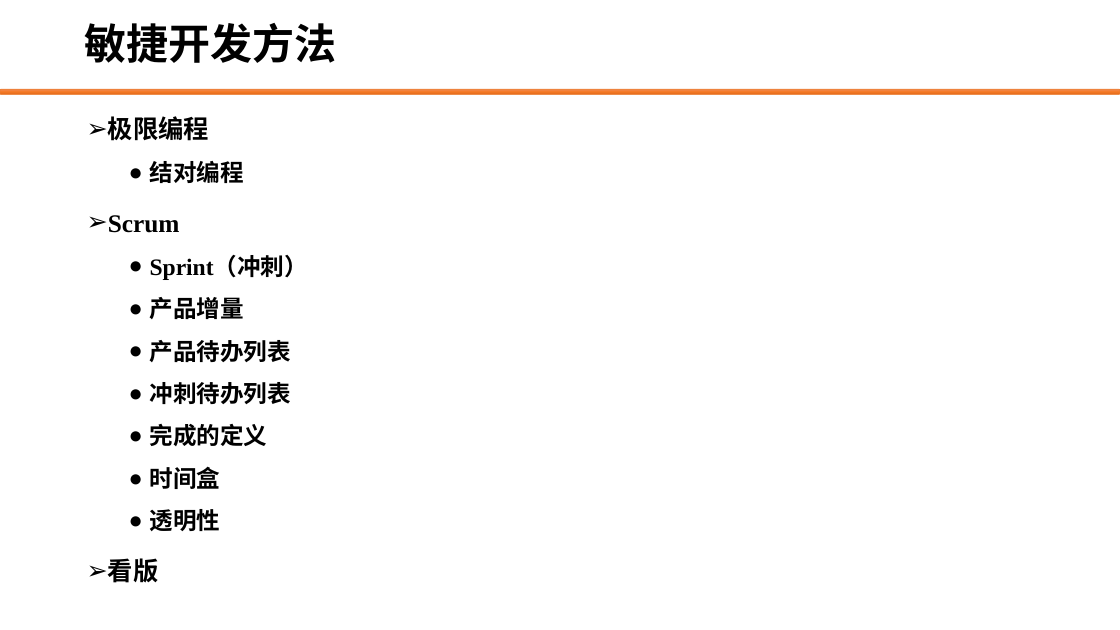
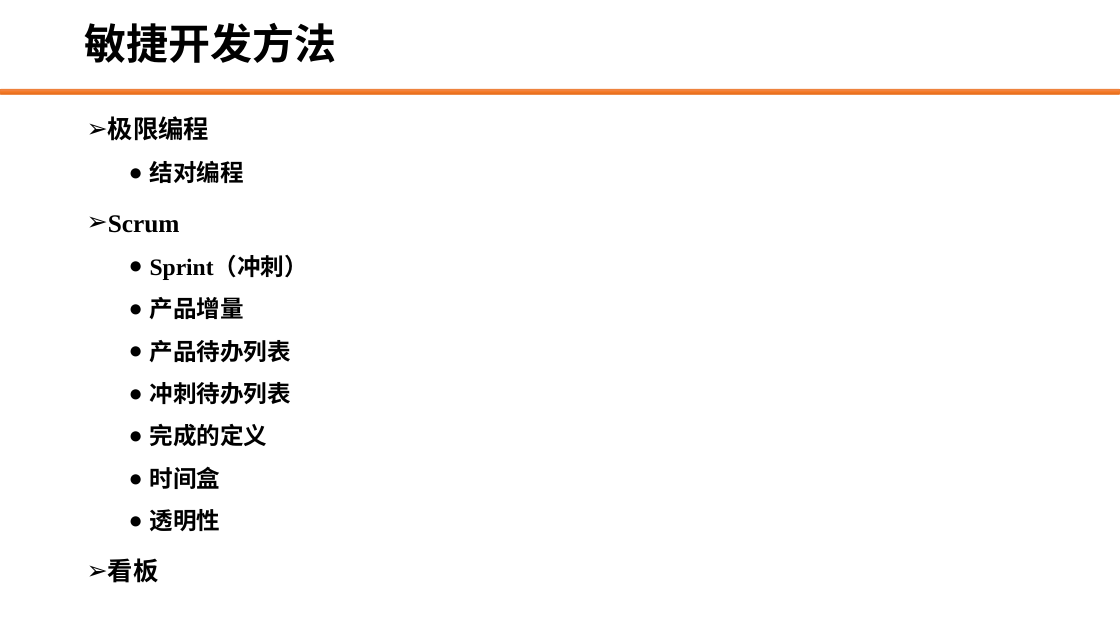
Before and after one commit to edu2act/course-web-system-testing, a slide deck: slide 17 of materials/slides/3.1 敏捷测试基础知识.pptx. Drawn at 1120x630 pixels with LibreOffice and Linux fonts; fonts in the diff are those of the drawing; background and template pictures are left out. Boxes give left, top, right and bottom in pixels: in the first picture for what was removed or moved away, otherwise in the second. Text is boxed around its words. In the diff, an @@ line names an element or a change of style, - is before the commit and + after.

```diff
--- a/materials/slides/3.1 敏捷测试基础知识.pptx
+++ b/materials/slides/3.1 敏捷测试基础知识.pptx
@@ text at (108, 558, 159, 583): text changed @@
-➢ 看版
+➢ 看板
```
Also in this commit, not shown: 9 other slides changed, 2 slides added, 42 other files.
